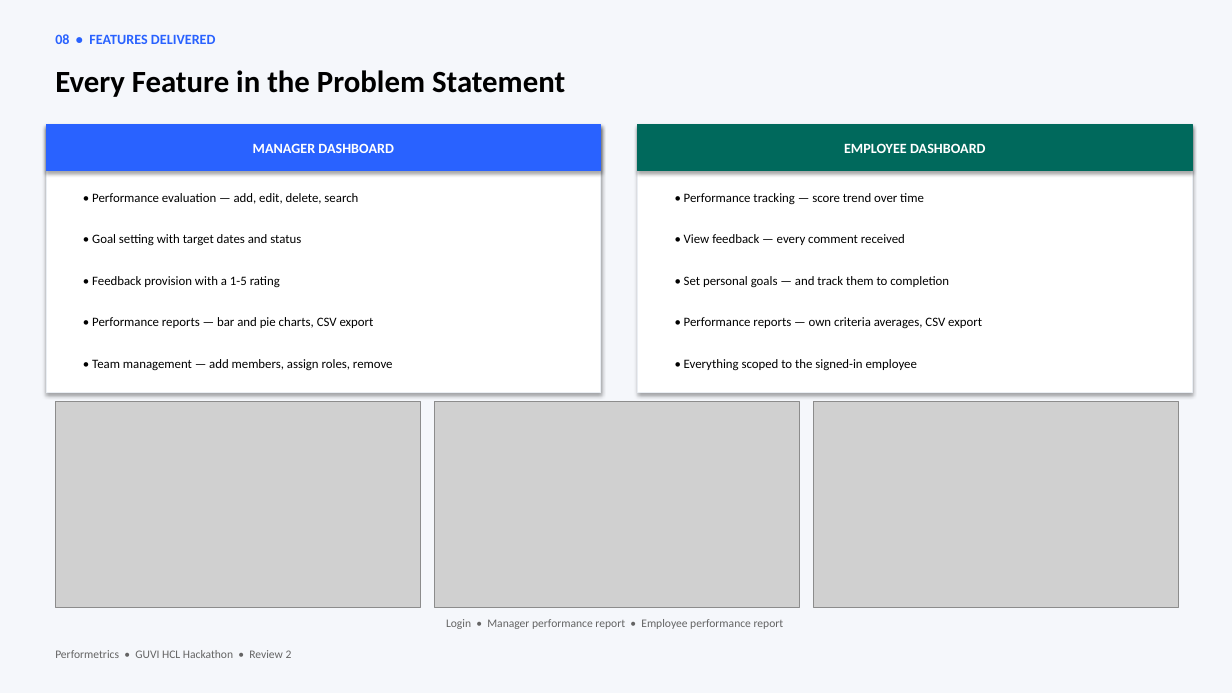
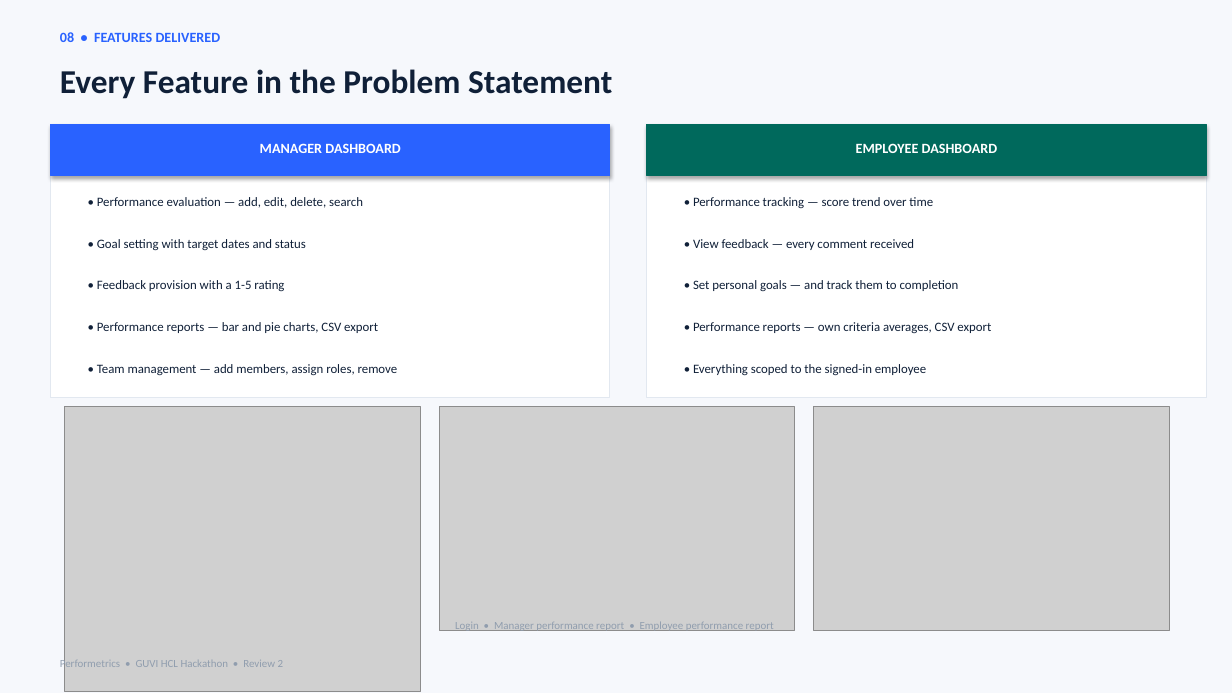
Before and after one commit to Harshitsingh798/EmployeePerformanceSystem, a slide deck: slide 9 of docs/Review2_Final_Performetrics.pptx. Drawn at 1232x693 pixels with LibreOffice and Linux fonts; fonts in the diff are those of the drawing; grey boxes stand for pictures. Boxes give left, top, right and bottom in pixels: in the first picture for what was removed or moved away, otherwise in the second. Text is boxed around its words. In the diff, an @@ line names an element or a change of style, - is before the commit and + after.

Commit message:
Complete Employee Performance System audit, tests, and Review 2 PPT

```diff
--- a/docs/Review2_Final_Performetrics.pptx
+++ b/docs/Review2_Final_Performetrics.pptx
@@ background #F5F7FB to #F6F8FC @@
@@ text "08 • FEATURES DELIVERED": place and size @@
-text "08 • FEATURES DELIVERED" at [55, 34, 216, 44]
+text "08 • FEATURES DELIVERED" at [60, 32, 221, 42]
@@ text "Every Feature in the Problem ..." at [60, 69, 612, 99]: size 24 to 26 pt, text colour #000000 to #102038 @@
@@ rectangle: place and size @@
-rectangle at [46, 125, 601, 171]
+rectangle at [51, 125, 610, 176]
@@ rectangle: place and size @@
-rectangle at [46, 125, 601, 393]
+rectangle at [51, 125, 610, 397]
@@ rectangle at [51, 125, 610, 397]: outline #EAEEF3 0.75 pt to #E2E8F0 0.75 pt; shadow off @@
@@ text "MANAGER DASHBOARD": place and size @@
-text "MANAGER DASHBOARD" at [253, 143, 394, 153]
+text "MANAGER DASHBOARD" at [260, 143, 401, 153]
@@ rectangle: place and size @@
-rectangle at [638, 125, 1192, 171]
+rectangle at [647, 125, 1206, 176]
@@ rectangle at [647, 125, 1206, 397]: outline #EAEEF3 0.75 pt to #E2E8F0 0.75 pt; shadow off @@
@@ rectangle: place and size @@
-rectangle at [638, 125, 1192, 393]
+rectangle at [647, 125, 1206, 397]
@@ text "EMPLOYEE DASHBOARD": place and size @@
-text "EMPLOYEE DASHBOARD" at [844, 143, 986, 153]
+text "EMPLOYEE DASHBOARD" at [856, 143, 998, 153]
@@ text colour #000000 to #102038 in 10 elements at [97, 197, 363, 208], [97, 239, 306, 251], [97, 322, 378, 333], [97, 364, 398, 376], [97, 280, 284, 291], [693, 197, 933, 208], [693, 239, 914, 250], [693, 280, 959, 291], [693, 322, 991, 333], [693, 364, 926, 376] @@
@@ 5 texts: place and size @@
-5 texts at [684, 193, 982, 371]
+5 texts at [693, 197, 991, 376]
@@ picture: place and size @@
-picture at [55, 402, 421, 607]
+picture at [65, 407, 421, 691]
@@ picture: place and size @@
-picture at [434, 402, 799, 607]
+picture at [439, 407, 795, 630]
@@ picture: place and size @@
-picture at [813, 402, 1178, 607]
+picture at [813, 407, 1169, 630]
@@ text "Login • Manager performance report ...": place and size @@
-text "Login • Manager performance report ..." at [446, 619, 784, 629]
+text "Login • Manager performance report ..." at [455, 622, 774, 632]
@@ text "Login • Manager performance report ..." at [455, 622, 774, 632]: size 9 to 8.5 pt, text colour #646464 to #909DAE @@
@@ text "Performetrics • GUVI HCL Hackathon ..." at [60, 658, 284, 670]: size 9 to 8.5 pt, text colour #646464 to #909DAE @@
@@ text "Performetrics • GUVI HCL Hackathon ...": place and size @@
-text "Performetrics • GUVI HCL Hackathon ..." at [55, 650, 292, 658]
+text "Performetrics • GUVI HCL Hackathon ..." at [60, 658, 284, 670]
```
Also in this commit, not shown: 9 other slides changed, 1 other file.
